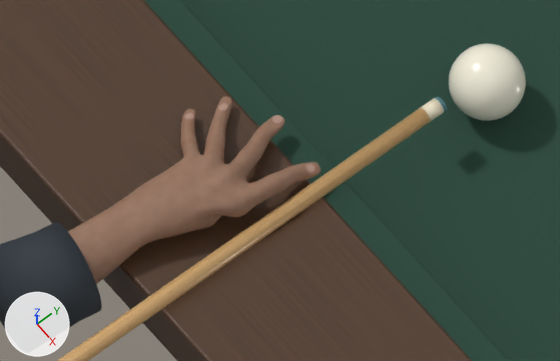
An edit to the Blender file art/studies/rail-bridge-hand.blend, drawn before and after from the same camera.
Both versions are drawn from the file's camera 'Camera'. The lights are fixed; the arrows at lower left show +X, +Y and +Z. The picture after the commit comes second.

In view in the first picture: 'Anatomical left bridge hand', 'Cloth bed', 'Cue ball', 'Cushion', 'Maple shaft', 'Shirt cuff', 'Surface of fingernail 2', 'Surface of fingernail 3', 'Surface of fingernail 4', 'Surface of fingernail 5', 'Walnut rail' and 2 more.
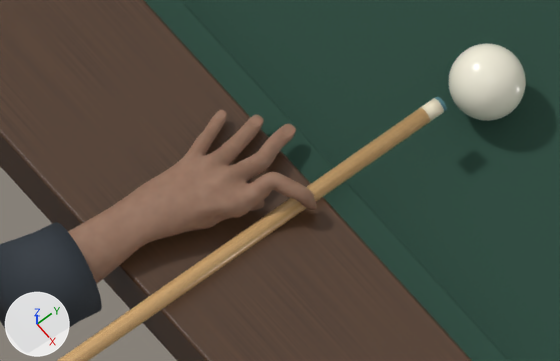
Location of each change, (x1, y1, x2, y2) in pixels of the pictures (560 x 361 px; the box of a moved part takes in the faces that stretch with it):
'Anatomical left bridge hand', reshaped (7% shorter)
    before: (68, 97, 321, 284)
    after: (68, 110, 317, 284)
'Surface of fingernail 2', deleted
    before: (305, 163, 315, 172)
'Surface of fingernail 3', deleted
    before: (272, 115, 283, 123)
'Surface of fingernail 4', deleted
    before: (219, 103, 228, 110)
'Surface of fingernail 5', deleted
    before: (185, 113, 194, 119)
part 1 of me_anatomical_left_bridge_hand, moved or reshaped
    before: (178, 97, 321, 235)
    after: (177, 110, 317, 235)

The edits, one by one:
me_anatomical_left_bridge_hand is used by ob_anatomical_left_bridge_hand; location (0.0, 0.0, 0.0).
me_anatomical_left_bridge_hand had 27529 vertices, 27489 faces and spanned x -0.071..0.032, y -0.172..0.049, z 0.014..0.076.
me_anatomical_left_bridge_hand now has 27529 vertices, 27489 faces and spans x -0.055..0.054, y -0.172..0.051, z 0.014..0.079.
me_anatomical_left_bridge_hand part 1: 22089 of 27529 vertices moved; they spanned x -0.071..0.032, y -0.072..0.049, z 0.04..0.075 and now span x -0.055..0.054, y -0.072..0.051, z 0.04..0.079; mean shift (0.011, 0.002, 0.002); largest move (0.024, 0.042, 0.047) -> (0.047, 0.02, 0.05).
Object 'Surface of fingernail 2' (ob_surface_of_fingernail_2) is deleted.
Object 'Surface of fingernail 3' (ob_surface_of_fingernail_3) is deleted.
Object 'Surface of fingernail 4' (ob_surface_of_fingernail_4) is deleted.
Object 'Surface of fingernail 5' (ob_surface_of_fingernail_5) is deleted.
